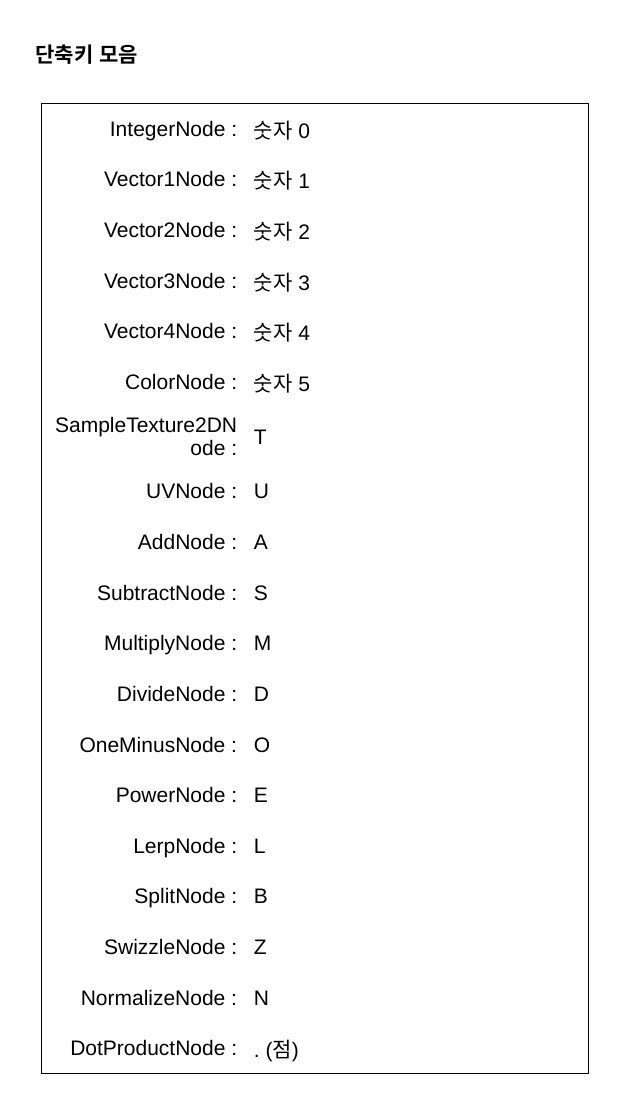
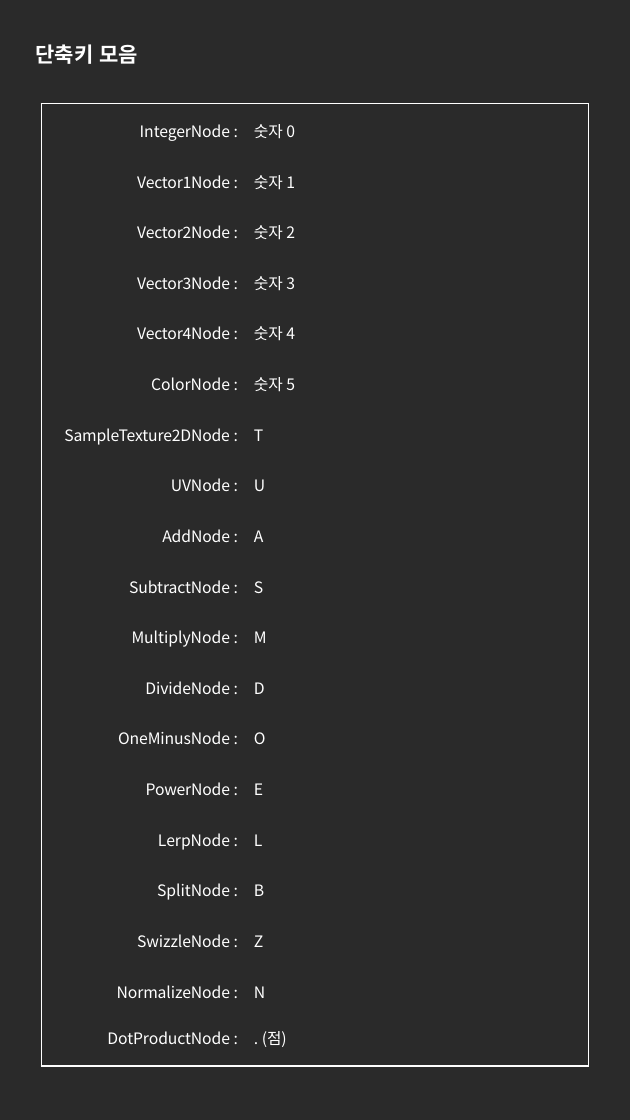
Before and after one commit to NK-Studio/ShaderGraphHotKey, a slide deck: slide 3 of Document KR.pptx. Drawn at 630x1120 pixels with LibreOffice and Linux fonts; fonts in the diff are those of the drawing. Boxes give left, top, right and bottom in pixels: in the first picture for what was removed or moved away, otherwise in the second. Text is boxed around its words. In the diff, an @@ line names an element or a change of style, - is before the commit and + after.

```diff
--- a/Document KR.pptx
+++ b/Document KR.pptx
@@ freeform shape added at (0,0,630,1120), fill #2A2A2A @@
@@ text "단축키 모음" at (36,44,139,64): font Arial to Noto Sans CJK KR, text colour #000000 to #FFFFFF; indent changed; more space between paragraphs @@
@@ table at (63,118,303,1051) @@
@@ fill none to #2A2A2A in 38 cells @@
@@ size 18 to 13.5 pt, font Arial to Noto Sans CJK KR, text colour #000000 to #FFFFFF @@
@@ letter spacing 0 to -0.1 pt in "IntegerNode", "Vector1Node", "Vector2Node", "Vector3Node" and 11 more places @@
@@ letter spacing 0 to 0.1 pt in "숫자", "숫자", "숫자", "숫자" and 2 more places @@
@@ more space between paragraphs @@
@@ indent changed @@
@@ line spacing 1 to 15.8pt @@
@@ borders changed @@
@@ table: place and size @@
-table at (41,103,588,1066)
+table at (63,118,303,1051)
@@ group added at (40,103,589,1067): 4 freeform shapes @@
```
Also in this commit, not shown: 2 other slides changed, 3 slides added, 1 other file.
